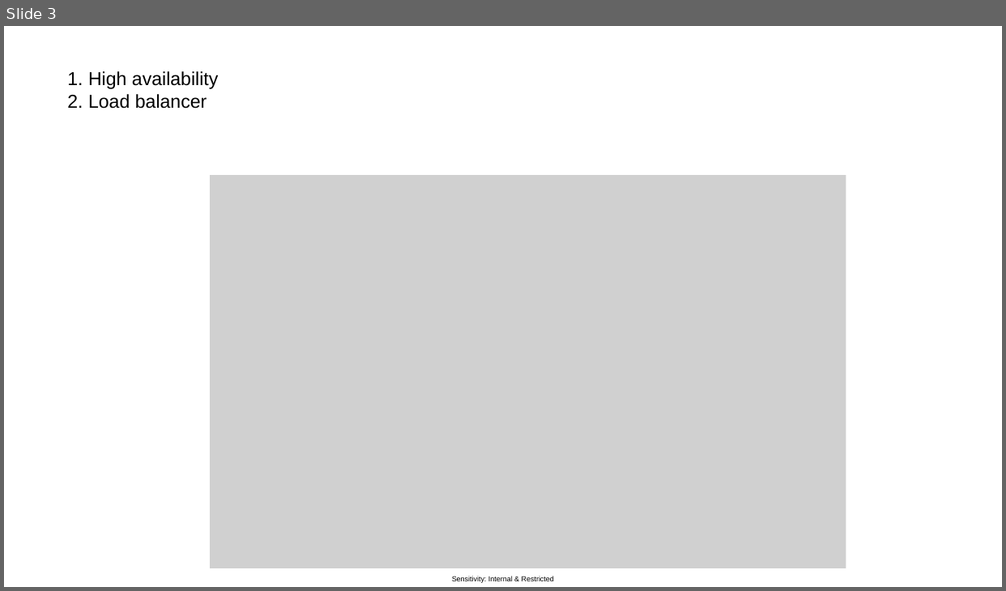
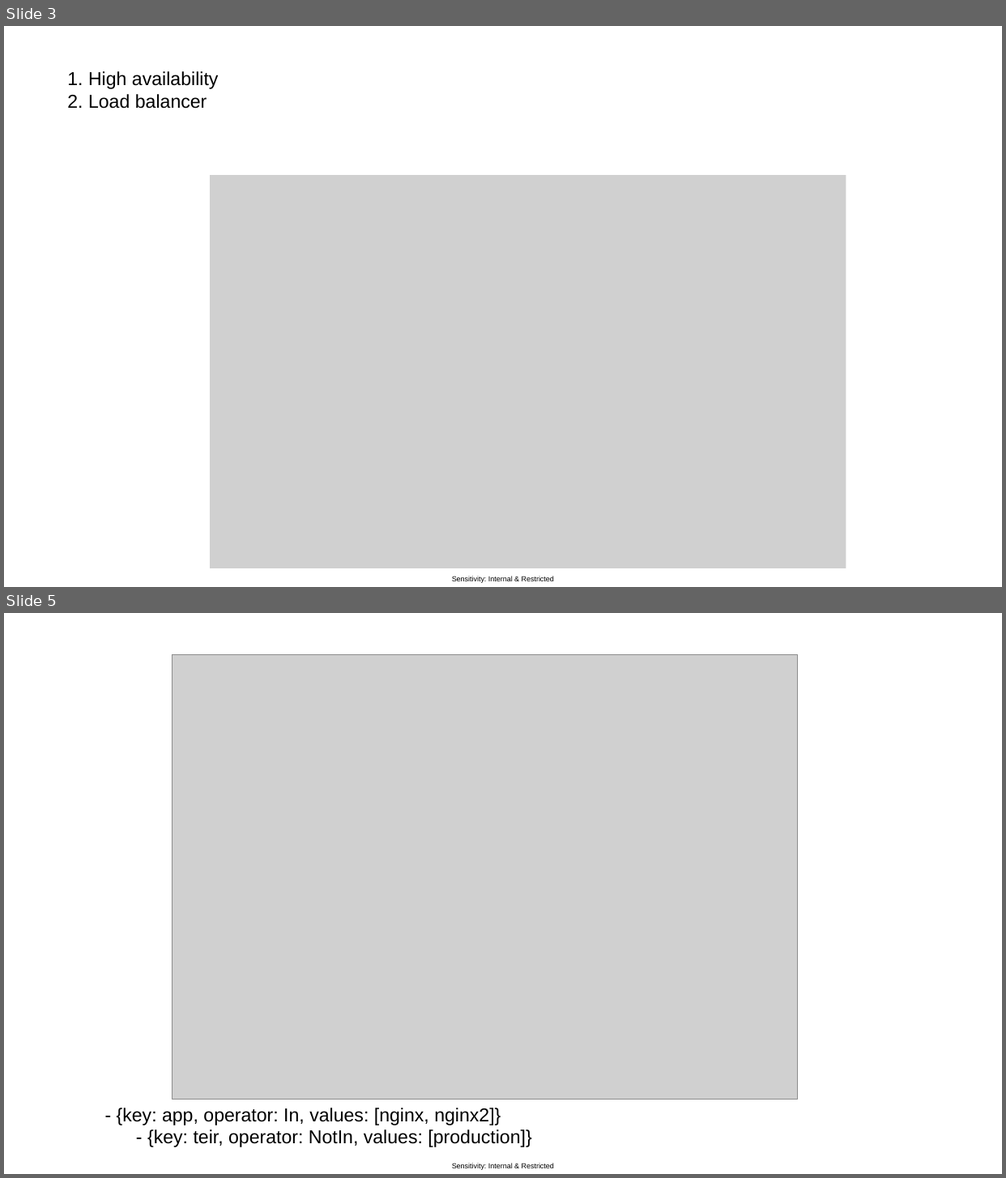
Before and after one commit to raj13aug/k8s-class, a slide deck: 12-17-sep2021/16-sep-2021-replication-controller.pptx. Shown one above the other, each under a label of ours: slide 3 before the commit, slides 3 and 5 after it; the slides between them are not shown. The pictures are 1006x591 and 1006x1178 pixels, drawn with LibreOffice and Linux fonts; fonts in the diff are those of the drawing; grey boxes stand for pictures. Boxes give left, top, right and bottom in pixels: in the first picture for what was removed or moved away, otherwise in the second. Text is boxed around its words. In the diff, an @@ line names an element or a change of style, - is before the commit and + after.

```diff
--- a/12-17-sep2021/16-sep-2021-replication-controller.pptx
+++ b/12-17-sep2021/16-sep-2021-replication-controller.pptx
@@ slide 5 added at (4, 613, 1002, 1174), background #FFFFFF; not listed: 1 template element that a slide beside it also shows @@
@@ picture added at (172, 655, 798, 1100) @@
@@ text added at (117, 1108, 531, 1148), 18 pt, text #000000 @@
+- {key: app, operator: In, values: [nginx, nginx2]}
+- {key: teir, operator: NotIn, values: [production]}
```
Also in this commit, not shown: 1 slide changed, 1 other slide added, 1 slide removed.
